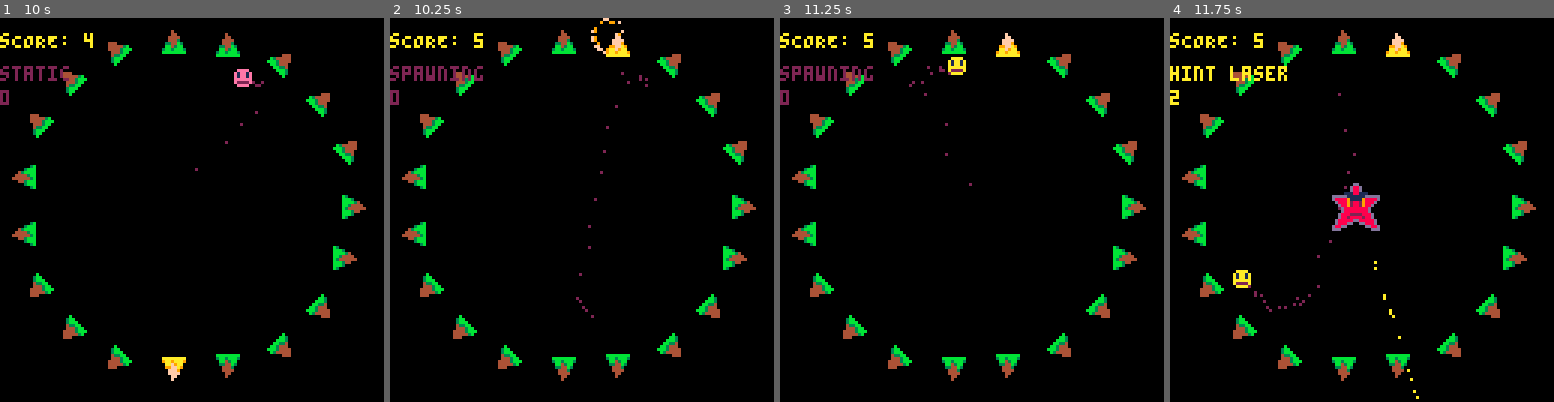
Above: before the commit, frames 1-4 (left to right).
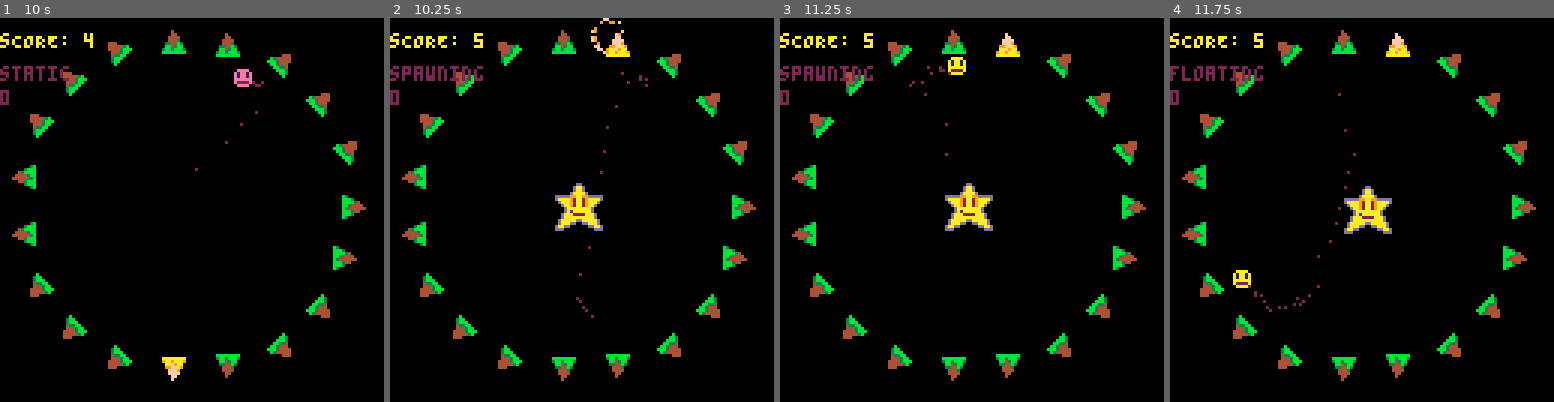
Above: after the commit, the same moments.

Repository: admiralento/pico8wolfertbrothers
Game: PICO-8 cartridge stuckinloop.p8
Same seed, same stepped clock (60 frames per second), same inputs: the game is played once before the commit and once after it.
Inputs:
- Up to frame 1 (10 s): tap X (X key) at 0.33, 0.7, 1.43, 2.58, 3.1, 3.62, 4.13, 4.65, 5.17, 5.68, 6.2, 6.72, 7.23, 7.75, 8.27, 8.78, 9.3, 9.82 s; tap O (Z key) at 1.07, 1.8, 2.43, 3.07, 3.7, 4.33, 4.97, 5.6, 6.23, 6.87, 7.5, 8.13, 8.77, 9.4 s; hold Right 2.33-3.33 s; hold Right 3.38-4.22 s; hold Up 4.27-4.67 s; hold Right 4.72-5.72 s; hold Down 5.77-6.1 s; hold Left 6.15-6.98 s; hold Right 7.03-8.03 s; hold Right 8.08-8.92 s; hold Up 8.97-9.37 s; hold Right from 9.42 s (still down)
- Up to frame 2 (10.25 s): keep holding Right; tap O (Z key) at 10.03 s
- Up to frame 3 (11.25 s): tap X (X key) at 10.33, 10.85 s; release Right at 10.42 s; hold Down 10.47-10.8 s; tap O (Z key) at 10.67 s; hold Left from 10.85 s (still down)
- Up to frame 4 (11.75 s): tap O (Z key) at 11.3 s; tap X (X key) at 11.37 s; release Left at 11.68 s

Frame 1 is identical in both runs. In frame 2, 1.0% of the frame differs, in the area x 42-56%, y 42-56%; in frame 3, 1.0%; in frame 4, 2.2%, in the area x 0-65%, y 12-100%.

Commit message:
boss death

Diff:
--- a/stuckinloop.p8
+++ b/stuckinloop.p8
@@ -176,6 +176,10 @@
    end_game()
   end
 
+  if (boss.state == "dead") then
+   end_game()
+  end
+
   advance_game_level()
 
  elseif (gamestate == "menu") then
@@ -249,6 +253,8 @@
    --starting fourth phase
    -- 3 hits to move on
    progress_event = 3
+  elseif (gamelevel == 5) then
+   set_boss_action("dying",3,80)
   end
  end
 end
@@ -436,7 +442,7 @@
 function update_all_platforms()
  if (gamelevel == 1 or gamelevel == 2) then
   place_platforms_circle(cx,cy,55,1.0)
- elseif (gamelevel == 3) then
+ else
   place_platforms_circle(cx,cy,
    55+5*slow_start_sin(0.0035*(totalframes-spin_start),1),
    slow_start_sin(0.0005*(totalframes-spin_start),1))
@@ -709,12 +715,14 @@
 
 function spawn_boss()
  set_boss_state("active")
- set_boss_action("spawning",10,10)
+ set_boss_action("spawning",20,4)
 end
 
 function update_boss()
  if (boss.state == "disabled") then return end
- if (boss.action == "spawning") then
+ if (boss.action == "dying") then
+  run_boss_death()
+ elseif (boss.action == "spawning") then
   run_boss_spawn()
  elseif (boss.action == "floating") then
   run_boss_float()
@@ -744,6 +752,31 @@
  end
 end
 
+function run_boss_death()
+ --boss flashes in and out every frame
+ if (first_frame()) then
+  boss.state = "active"
+  boss.cachex = boss.x
+  boss.cachey = boss.y
+ end
+ if (move_to_next_frame()) then
+  boss.s = 42
+  boss.x += 2*cos(boss.frames/boss.maxFrameCnt)
+  local c = get_actor_center(boss)
+  if (totalframes % 8 == 0) then
+   gen_firework_particle(c.x,c.y)
+   sfx(0)
+  end
+ else
+  if (move_to_next_cycle()) then
+   boss.x = boss.cachex
+   boss.y = boss.cachey
+  else
+   boss.state = "dead"
+  end
+ end
+end
+
 function run_boss_spawn()
  --boss flashes in and out every frame
  if (first_frame()) then
@@ -758,7 +791,7 @@
  else
   if (move_to_next_cycle()) then
   else
-   retrieve_next_action()
+   set_boss_action("floating",120,2)
   end
  end
 end
